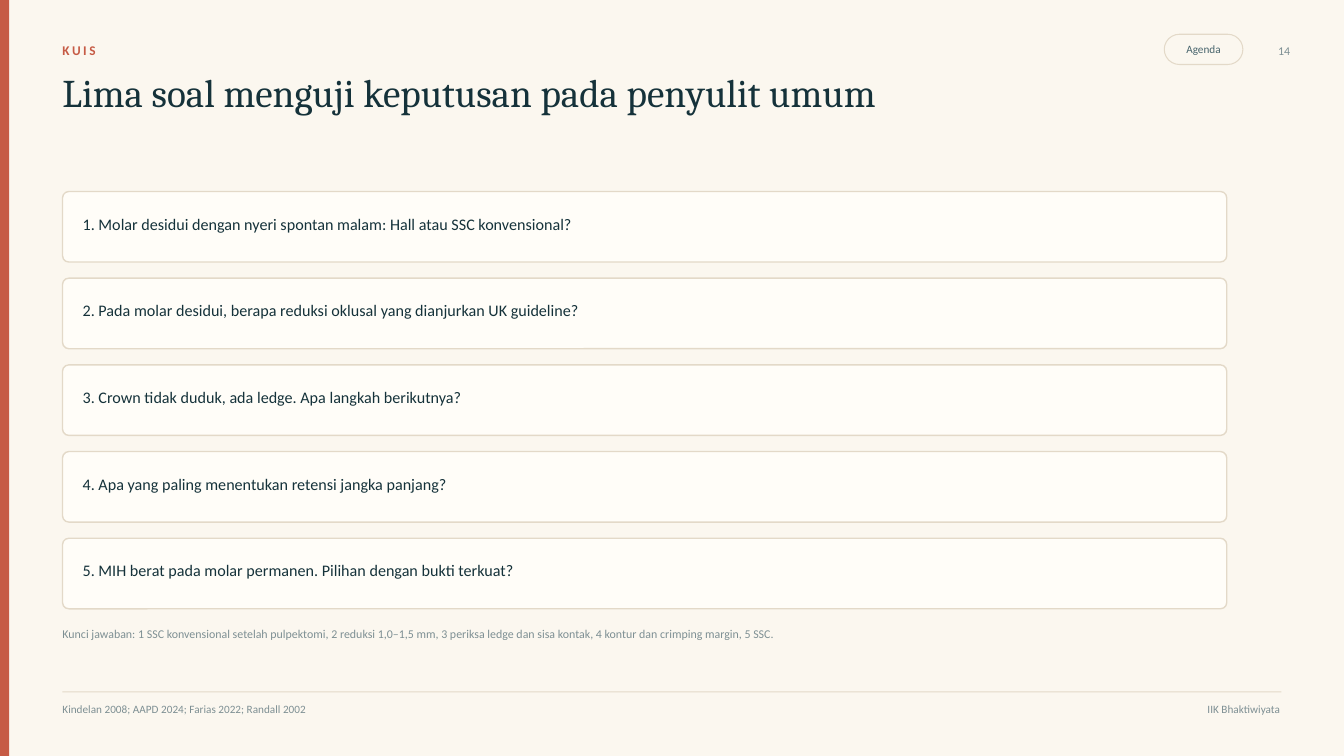
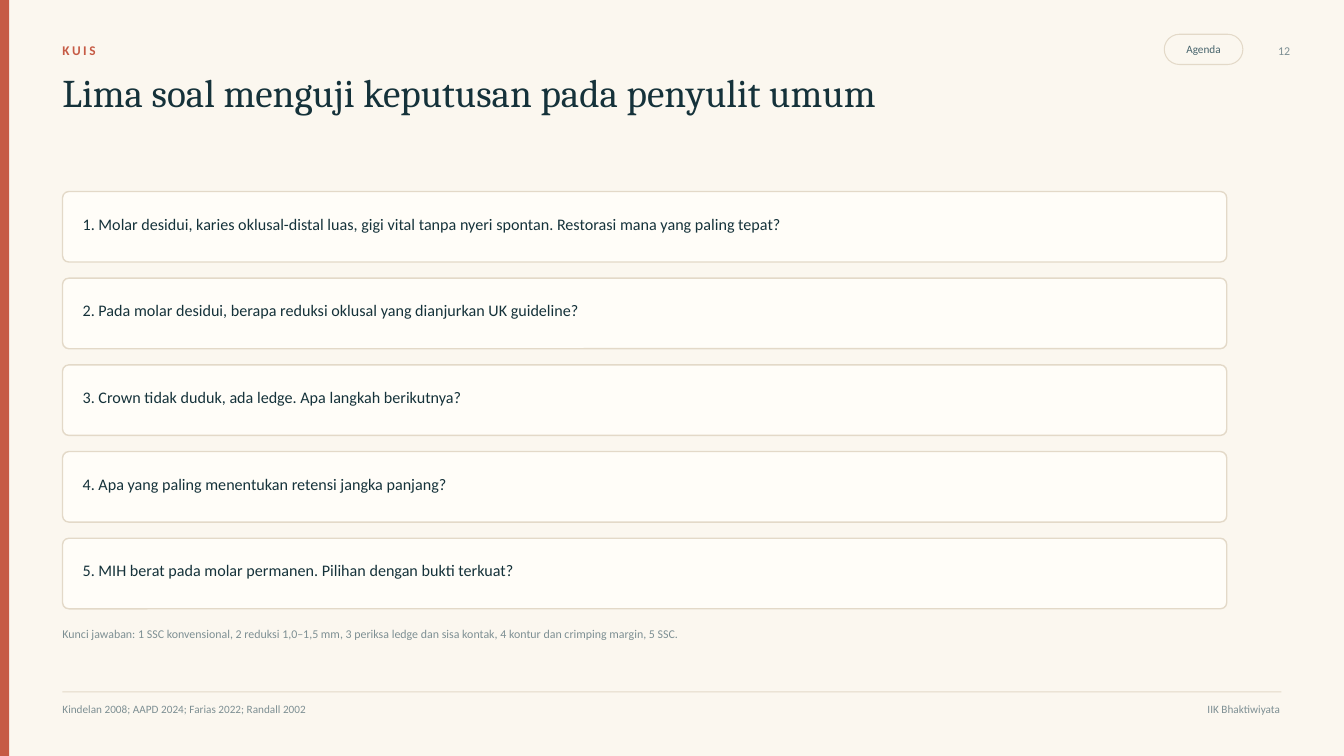
Before and after one commit to maskchanel14-source/agents, a slide deck: slide 12 of deliverables/ssc-pedodonsia/ssc-pedodonsia.pptx (slide 14 before the commit). Drawn at 1344x756 pixels with LibreOffice and Linux fonts; fonts in the diff are those of the drawing. Boxes give left, top, right and bottom in pixels: in the first picture for what was removed or moved away, otherwise in the second. Text is boxed around its words. In the diff, an @@ line names an element or a change of style, - is before the commit and + after.

Commit message:
Fokus ke SSC: hapus bagian Hall dan slide perbandingan, deck jadi 16 slide, alur keputusan, bukti, kasus, kuis, dan lampiran disesuaikan

```diff
--- a/deliverables/ssc-pedodonsia/ssc-pedodonsia.pptx
+++ b/deliverables/ssc-pedodonsia/ssc-pedodonsia.pptx
@@ text at (1278, 47, 1290, 55): text changed @@
-14
+12
@@ text at (83, 218, 780, 233): text changed @@
-1. Molar desidui dengan nyeri spontan malam: Hall atau SSC konvensional?
+1. Molar desidui, karies oklusal-distal luas, gigi vital tanpa nyeri spontan. Restorasi mana yang paling tepat?
@@ text at (62, 630, 678, 640): text changed @@
-Kunci jawaban: 1 SSC konvensional setelah pulpektomi, 2 reduksi 1,0–1,5 mm, 3 periksa ledge dan sisa kontak, 4 kontur dan crimping margin, 5 SSC.
+Kunci jawaban: 1 SSC konvensional, 2 reduksi 1,0–1,5 mm, 3 periksa ledge dan sisa kontak, 4 kontur dan crimping margin, 5 SSC.
```
Also in this commit, not shown: 12 other slides changed, 1 slide added, 3 slides removed, 6 other files.
